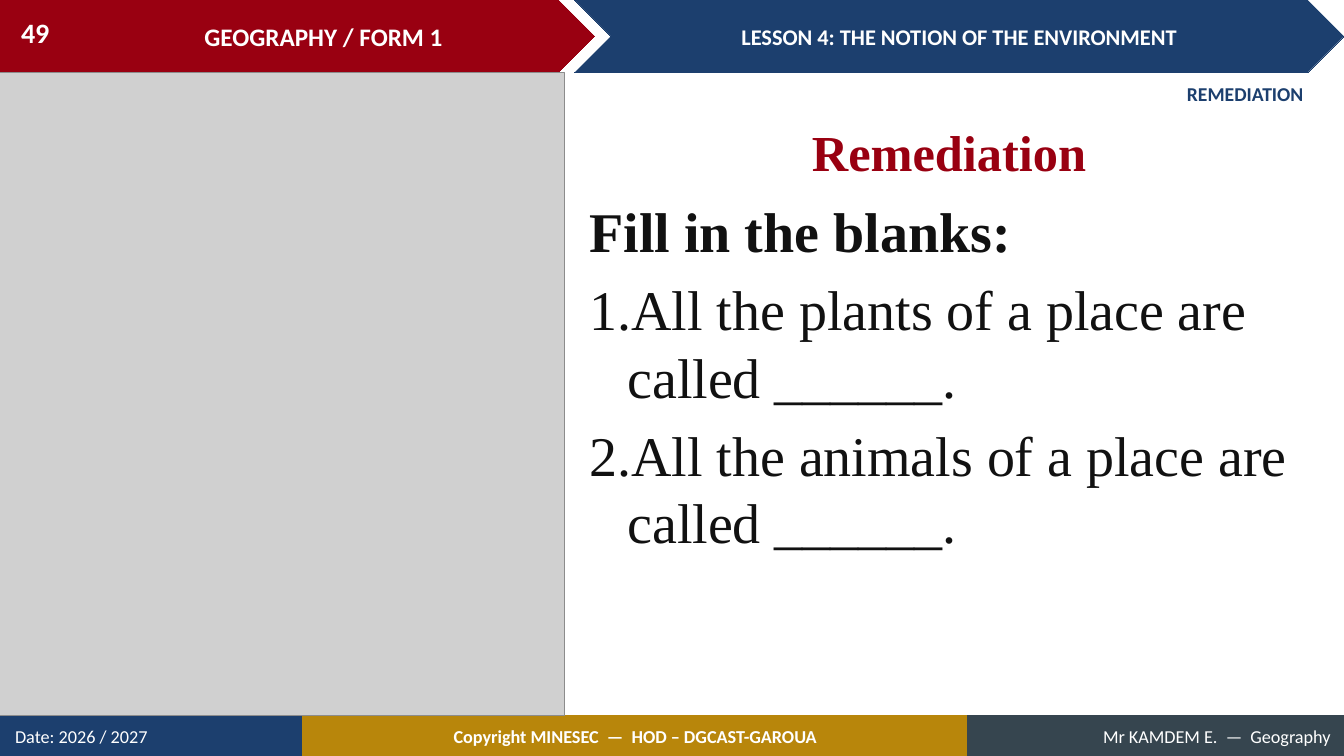
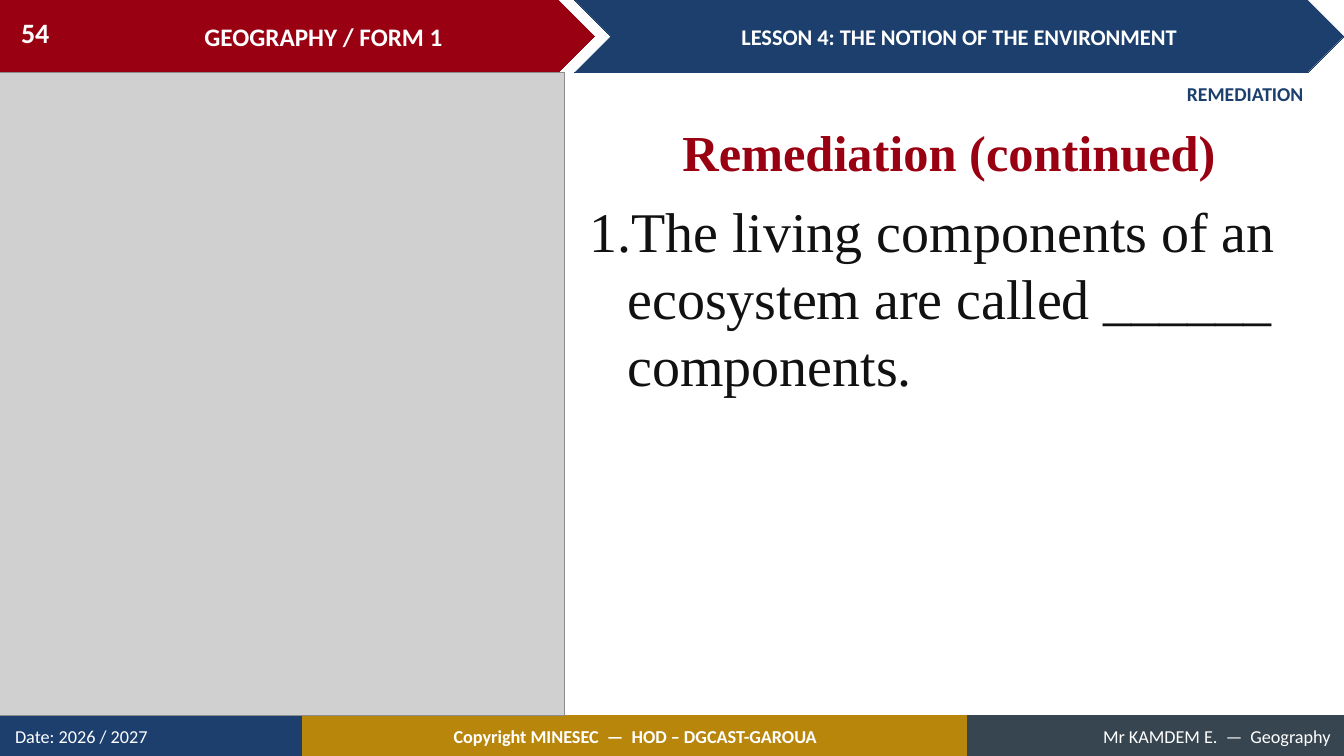
Before and after one commit to Berthautk/linea-github, a slide deck: slide 54 of lecons/F1/07_F1_M2_L04_The_Notion_of_the_Environment.pptx (slide 49 before the commit). Drawn at 1344x756 pixels with LibreOffice and Linux fonts; fonts in the diff are those of the drawing; grey boxes stand for pictures. Boxes give left, top, right and bottom in pixels: in the first picture for what was removed or moved away, otherwise in the second. Text is boxed around its words. In the diff, an @@ line names an element or a change of style, - is before the commit and + after.

```diff
--- a/lecons/F1/07_F1_M2_L04_The_Notion_of_the_Environment.pptx
+++ b/lecons/F1/07_F1_M2_L04_The_Notion_of_the_Environment.pptx
@@ page number at [21,24,49,43]: text changed @@
-49
+54
@@ text at [682,136,1215,181]: text changed @@
-Remediation
+Remediation (continued)
@@ text at [590,212,1275,397]: text changed @@
-Fill in the blanks:
-1. All the plants of a place are called ______.
-2. All the animals of a place are called ______.
+1. The living components of an ecosystem are called ______ components.
```
Also in this commit, not shown: 26 other slides changed, 12 slides added, 9 slides removed, 8 other files.
